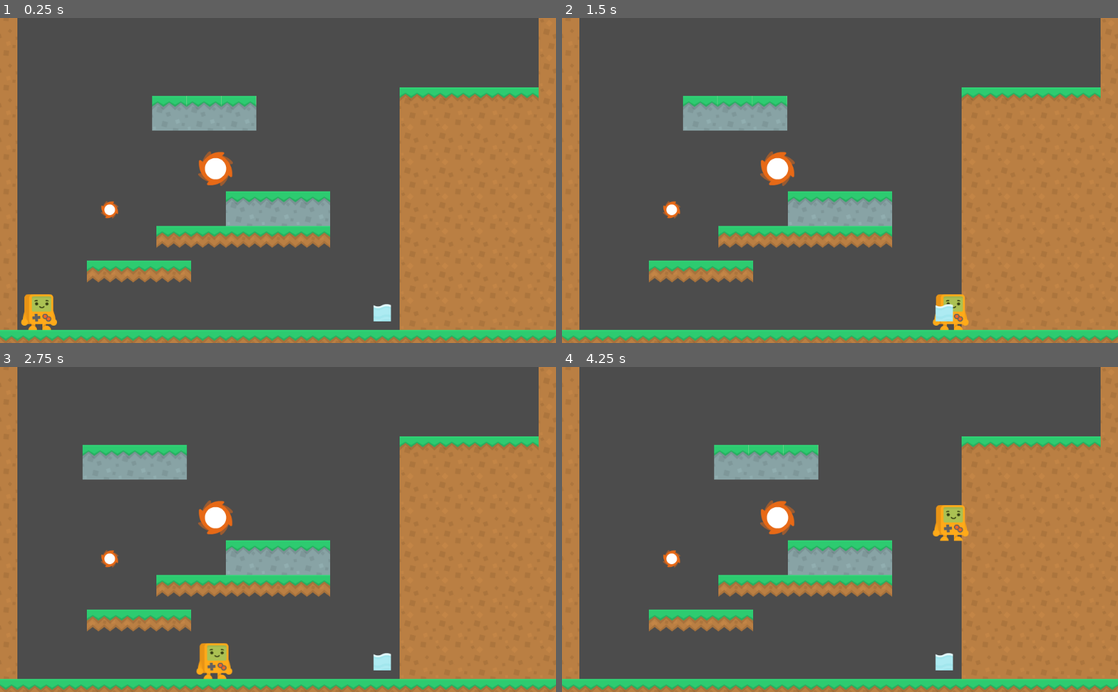
Above: before the commit, frames 1-4 (two rows, left to right).
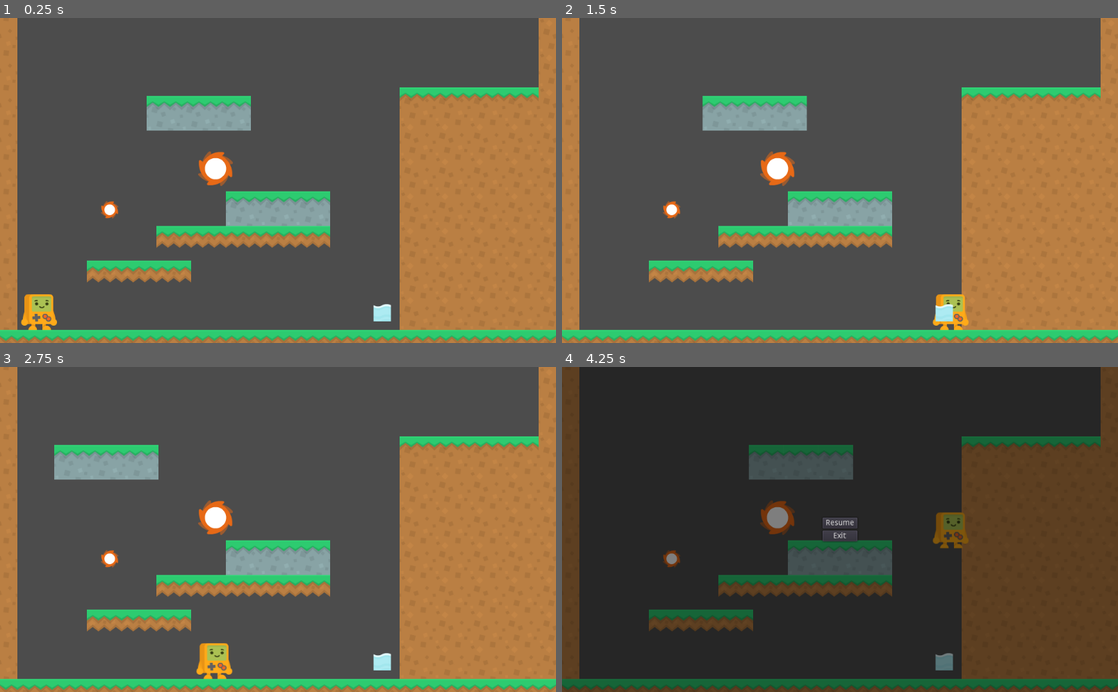
Above: after the commit, the same moments.

Repository: Norodix/GoGodot2
Game: Godot game, scene res://Game.tscn
Same seed, same stepped clock (60 frames per second), same inputs: the game is played once before the commit and once after it. Before the commit the project starts from res://World.tscn.
Inputs (mouse positions are in pixels of both pictures, inside the frame that each line leads up to):
- Up to frame 1 (0.25 s): no input
- Up to frame 2 (1.5 s): move the mouse to (962, 164) at 0.52 s; hold Right (ui_right) from 0.53 s (still down); click (962, 164) at 0.67 s; tap W (jump) at 0.77 s; move the mouse to (728, 196) at 1.27 s; click (728, 196) at 1.42 s
- Up to frame 3 (2.75 s): tap W (jump) at 1.52 s; move the mouse to (333, 458) at 2.02 s; release Right (ui_right) at 2.03 s; hold Left (ui_left) from 2.03 s (still down); click (333, 458) at 2.17 s
- Up to frame 4 (4.25 s): move the mouse to (812, 594) at 2.77 s; release Left (ui_left) at 2.78 s; hold Right (ui_right) from 2.78 s (still down); click (812, 594) at 2.92 s; tap W (jump) at 3.02, 3.77 s; move the mouse to (1006, 578) at 3.52 s; click (1006, 578) at 3.67 s; tap Escape (ui_pause, bound only after the commit) at 4.15 s

The runs differ from the first frame. In frame 1, 0.4% of the frame differs, in the area x 26-47%, y 23-35%; in frame 2, 0.9%; in frame 3, 1.2%; in frame 4, 99%, in the area x 0-100%, y 0-100%.

Commit message:
Game node and pause added

Diff:
--- a/EnergyStreamer/EnergyController.gd
+++ b/EnergyStreamer/EnergyController.gd
@@ -52,6 +52,7 @@
 func _unhandled_input(event):
 	if (event is InputEventMouseButton):
 		if (event.button_index == BUTTON_LEFT):
+			print("UNHANDLED LEFT MOUSE")
 			if event.is_pressed():
 				print("pressed")
 				#get source if under mouse, set source
--- /dev/null
+++ b/EnergyStreamer/Game.tscn
@@ -0,0 +1,59 @@
+[gd_scene load_steps=3 format=2]
+
+[ext_resource path="res://World.tscn" type="PackedScene" id=1]
+[ext_resource path="res://Pause.gd" type="Script" id=2]
+
+[node name="Game" type="Node"]
+
+[node name="Pause" type="CanvasLayer" parent="."]
+layer = 100
+
+[node name="Pause" type="Control" parent="Pause"]
+pause_mode = 2
+visible = false
+anchor_right = 1.0
+anchor_bottom = 1.0
+mouse_filter = 2
+script = ExtResource( 2 )
+__meta__ = {
+"_edit_use_anchors_": false
+}
+
+[node name="Overlay" type="ColorRect" parent="Pause/Pause"]
+anchor_right = 1.0
+anchor_bottom = 1.0
+color = Color( 0, 0, 0, 0.501961 )
+__meta__ = {
+"_edit_use_anchors_": false
+}
+
+[node name="VBoxContainer" type="VBoxContainer" parent="Pause/Pause"]
+anchor_left = 0.5
+anchor_top = 0.5
+anchor_right = 0.5
+anchor_bottom = 0.5
+margin_left = -32.0
+margin_top = -22.0
+margin_right = 32.0
+margin_bottom = 22.0
+mouse_filter = 2
+alignment = 1
+__meta__ = {
+"_edit_use_anchors_": false
+}
+
+[node name="Resume" type="Button" parent="Pause/Pause/VBoxContainer"]
+margin_right = 64.0
+margin_bottom = 20.0
+text = "Resume"
+
+[node name="Exit" type="Button" parent="Pause/Pause/VBoxContainer"]
+margin_top = 24.0
+margin_right = 64.0
+margin_bottom = 44.0
+text = "Exit"
+
+[node name="World" parent="." instance=ExtResource( 1 )]
+
+[connection signal="pressed" from="Pause/Pause/VBoxContainer/Resume" to="Pause/Pause" method="_on_Resume_pressed"]
+[connection signal="pressed" from="Pause/Pause/VBoxContainer/Exit" to="Pause/Pause" method="_on_Exit_pressed"]
--- /dev/null
+++ b/EnergyStreamer/Pause.gd
@@ -0,0 +1,26 @@
+extends Control
+
+func _ready():
+	pass # Replace with function body.
+
+func _input(event):
+	if (event.is_action_pressed("ui_pause")):
+		togglePause()
+
+
+func _on_Resume_pressed():
+	clearPause()
+	pass # Replace with function body.
+
+
+func _on_Exit_pressed():
+	print("Cannot exit HAHAHAHAHA")
+	pass # Replace with function body.
+
+func togglePause():
+	get_tree().paused = !get_tree().paused
+	self.visible = get_tree().paused
+
+func clearPause():
+	get_tree().paused = false
+	self.visible = get_tree().paused
--- a/EnergyStreamer/World.tscn
+++ b/EnergyStreamer/World.tscn
@@ -114,6 +114,8 @@
 
 [node name="BouncingPlatform" parent="." instance=ExtResource( 5 )]
 position = Vector2( 312, 176 )
+Amplitude = 128
+Freqency = 0.3
 
 [node name="Water" parent="." instance=ExtResource( 6 )]
 position = Vector2( 704, 544 )
--- a/EnergyStreamer/project.godot
+++ b/EnergyStreamer/project.godot
@@ -11,12 +11,13 @@
 [application]
 
 config/name="Energy Streamer"
-run/main_scene="res://World.tscn"
+run/main_scene="res://Game.tscn"
 config/icon="res://icon.png"
 
 [global]
 
 default=false
+scene=false
 
 [input]
 
@@ -46,6 +47,11 @@
 , Object(InputEventKey,"resource_local_to_scene":false,"resource_name":"","device":0,"alt":false,"shift":false,"control":false,"meta":false,"command":false,"pressed":false,"scancode":0,"physical_scancode":16777232,"unicode":0,"echo":false,"script":null)
  ]
 }
+ui_pause={
+"deadzone": 0.5,
+"events": [ Object(InputEventKey,"resource_local_to_scene":false,"resource_name":"","device":0,"alt":false,"shift":false,"control":false,"meta":false,"command":false,"pressed":false,"scancode":0,"physical_scancode":16777217,"unicode":0,"echo":false,"script":null)
+ ]
+}
 
 [layer_names]
 
Not shown, changed: TODO.md
